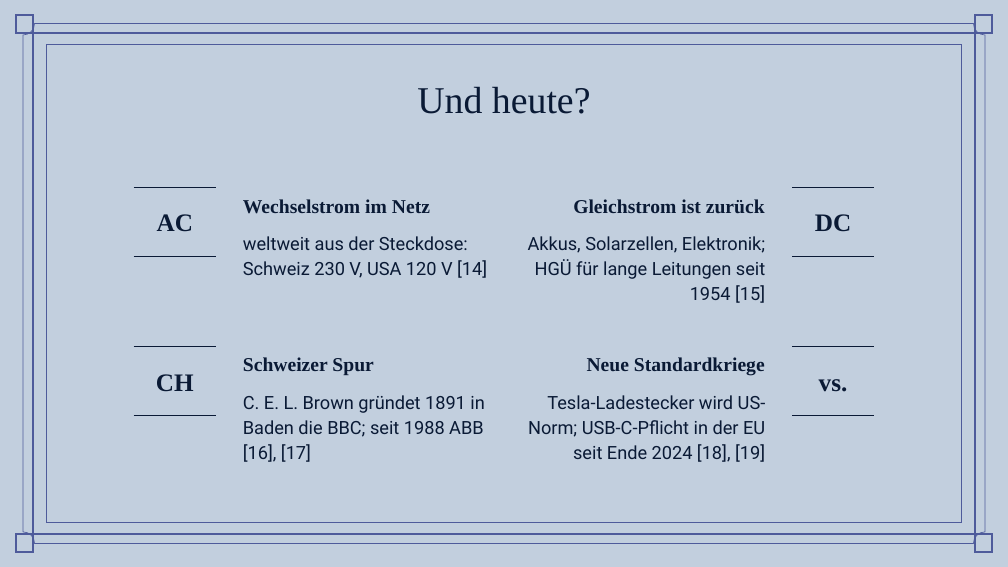
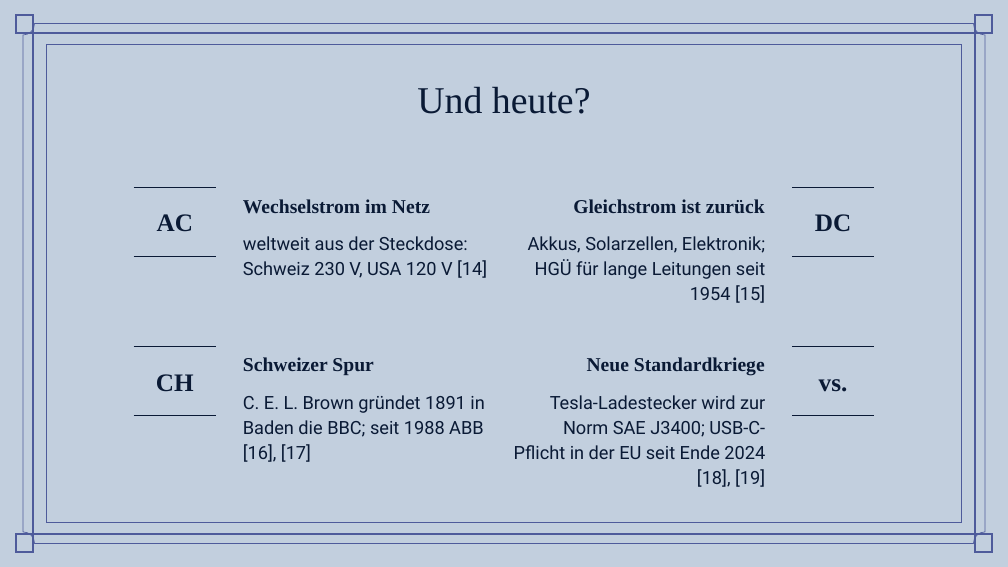
Before and after one commit to simonbruder-hub/Edison_vs_Westinghouse, a slide deck: slide 14 of abgabe/Praesentation_Stromkrieg_Bruder.pptx. Drawn at 1008x567 pixels with LibreOffice and Linux fonts; fonts in the diff are those of the drawing; background and template pictures are left out. Boxes give left, top, right and bottom in pixels: in the first picture for what was removed or moved away, otherwise in the second. Text is boxed around its words. In the diff, an @@ line names an element or a change of style, - is before the commit and + after.

```diff
--- a/abgabe/Praesentation_Stromkrieg_Bruder.pptx
+++ b/abgabe/Praesentation_Stromkrieg_Bruder.pptx
@@ subtitle at bbox=[514, 395, 765, 487]: text changed @@
-Tesla-Ladestecker wird US-Norm; USB-C-Pflicht in der EU seit Ende 2024 [18], [19]
+Tesla-Ladestecker wird zur Norm SAE J3400; USB-C-Pflicht in der EU seit Ende 2024 [18], [19]
```
Also in this commit, not shown: 1 other slide changed, 7 other files.
